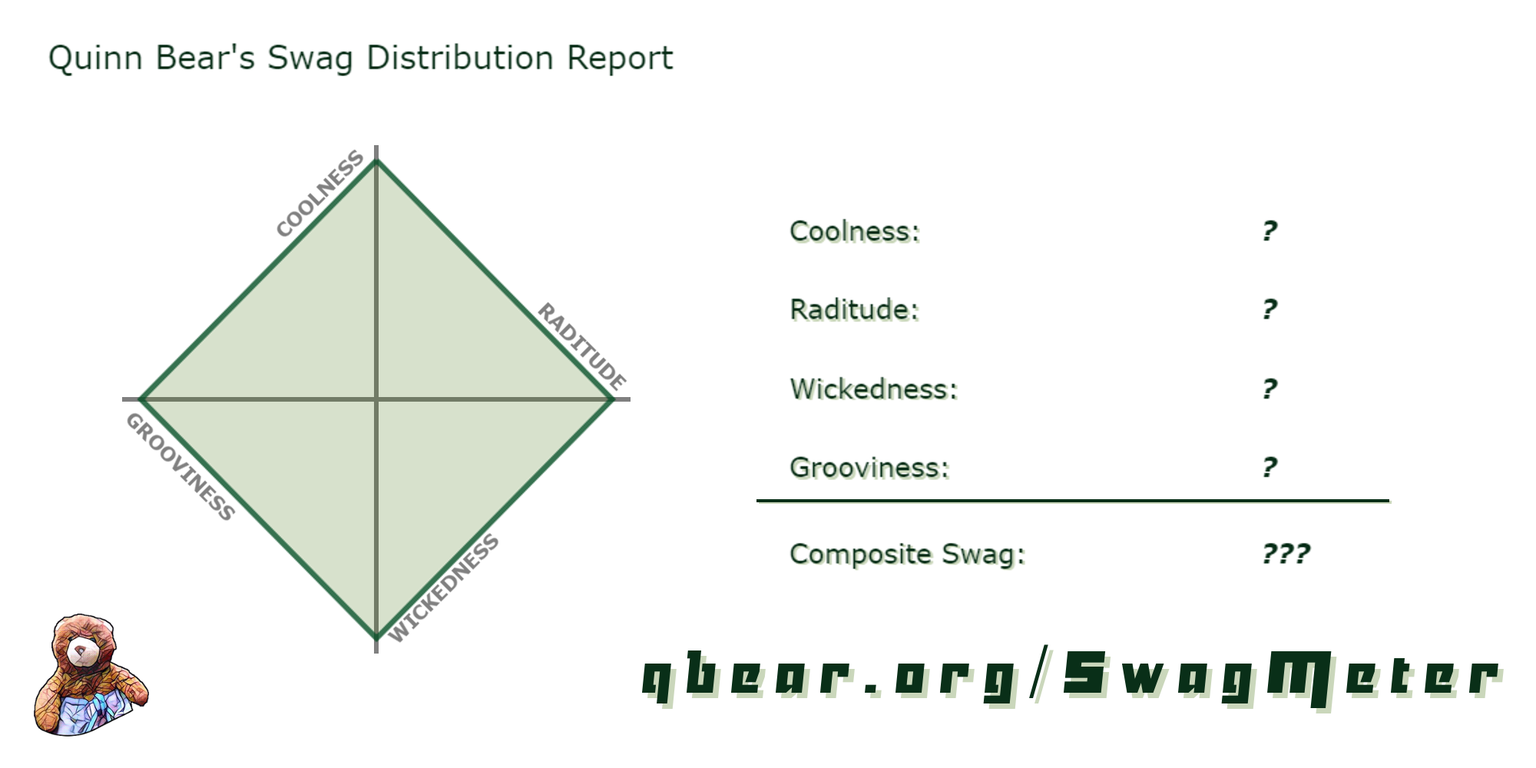
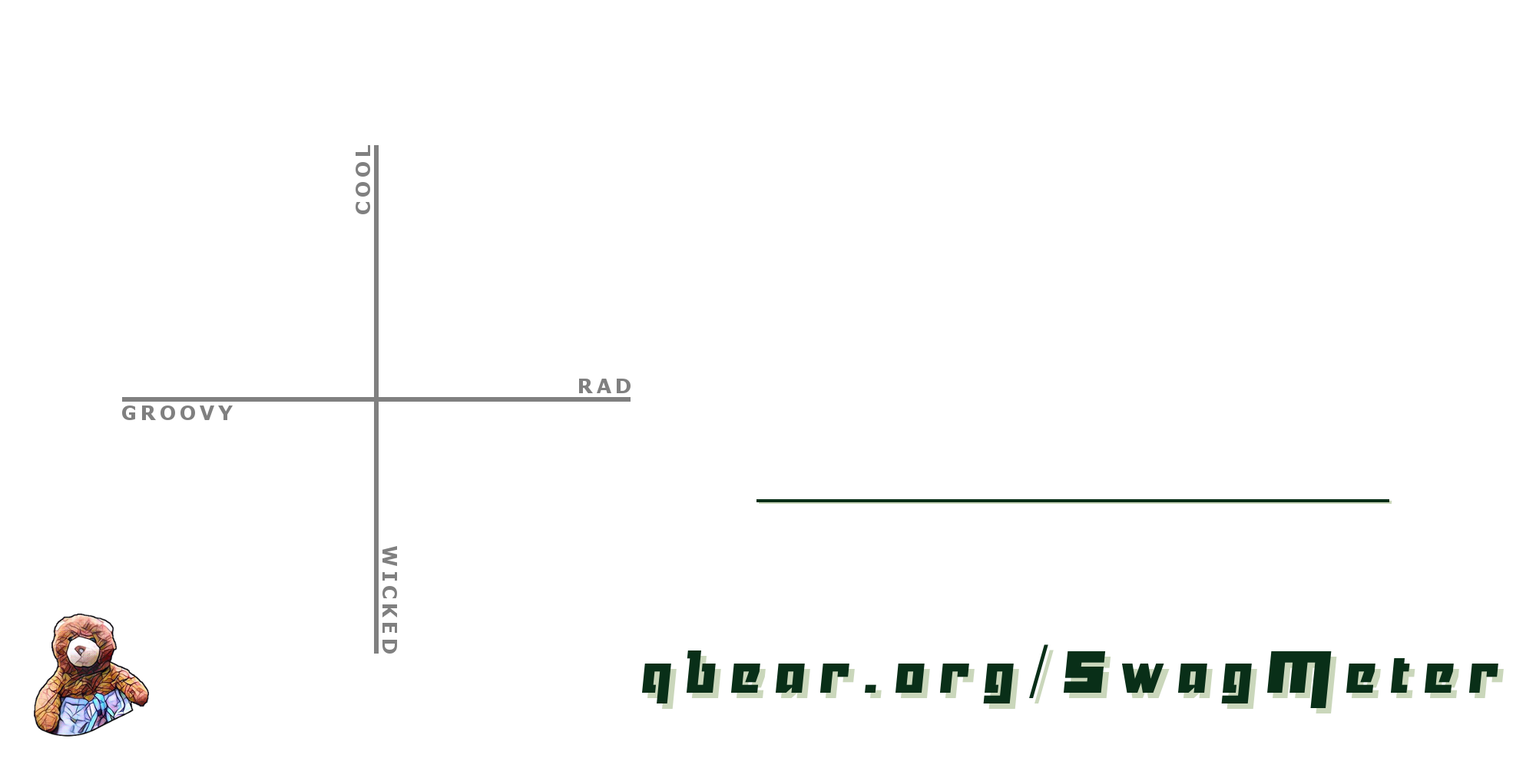
Before/after of a 1536x768 layered artwork. What changed in the layer stack:
removed layer "Pasted Layer #1" over [47, 43, 1312, 643]
painted on "Axis" over [122, 145, 631, 654]
